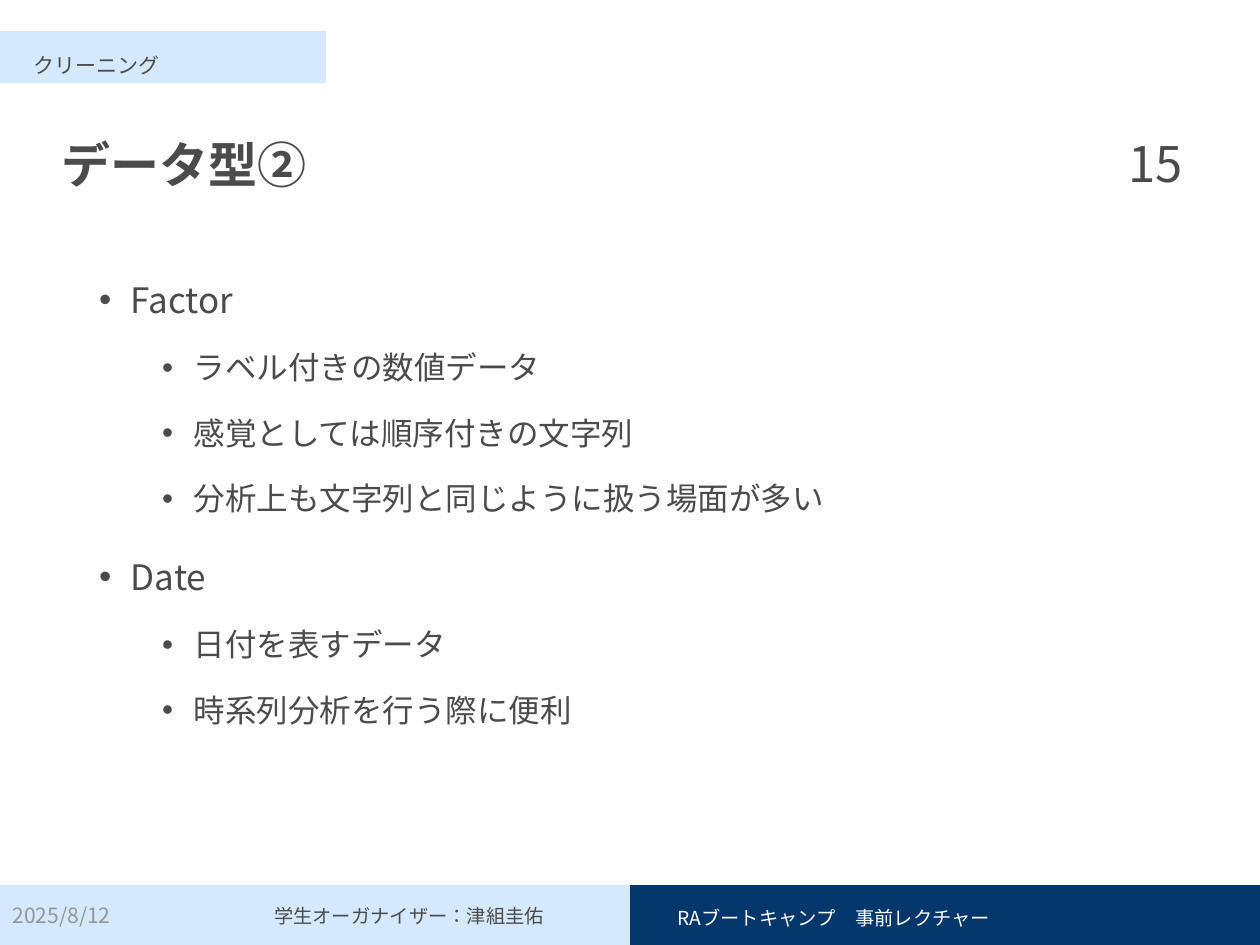
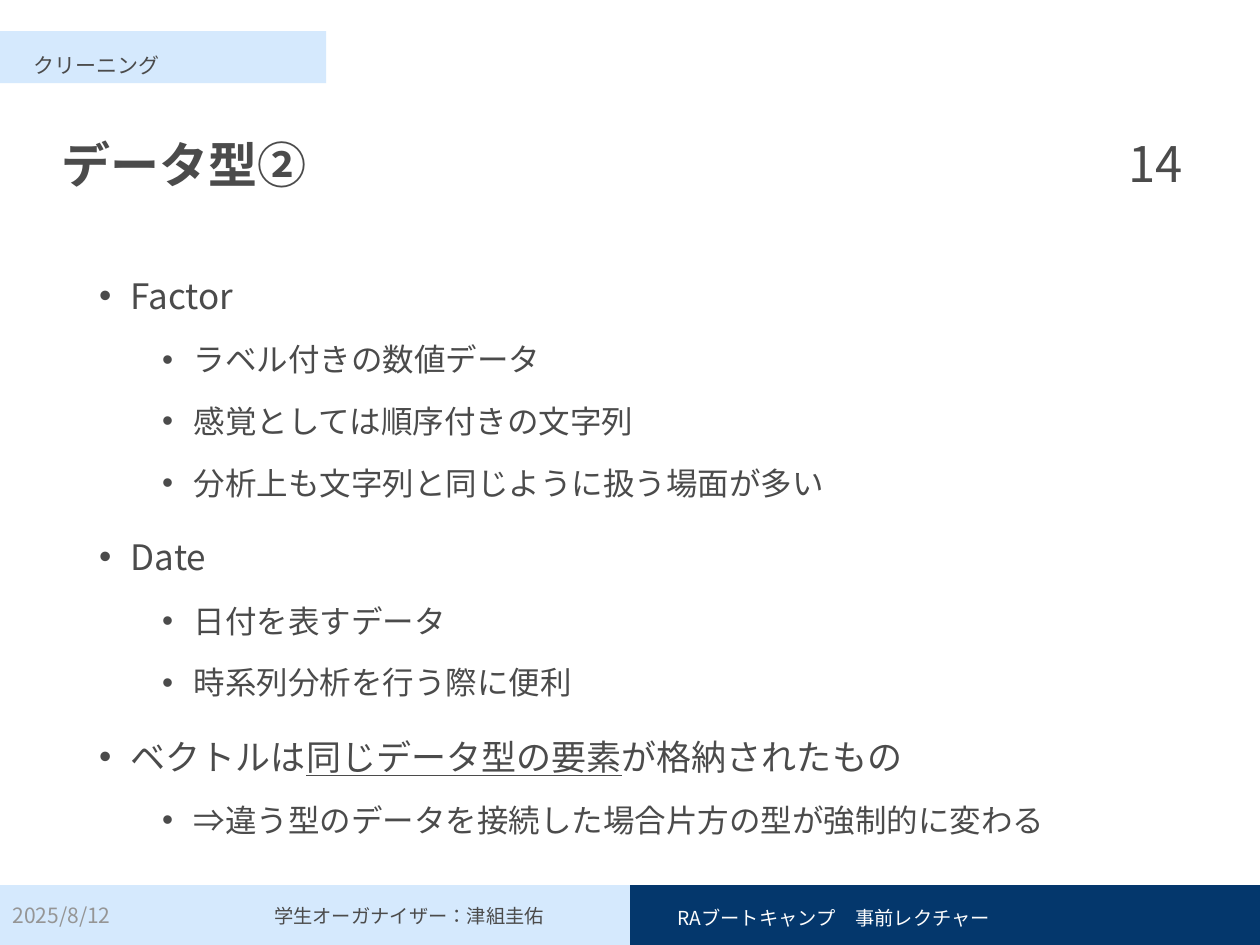
Before and after one commit to Keisuke-Tsugumi/pre-lecture, a slide deck: slide 14 of 事前レクチャー_スライド.pptx (slide 15 before the commit). Drawn at 1260x945 pixels with LibreOffice and Linux fonts; fonts in the diff are those of the drawing. Boxes give left, top, right and bottom in pixels: in the first picture for what was removed or moved away, otherwise in the second. Text is boxed around its words. In the diff, an @@ line names an element or a change of style, - is before the commit and + after.

```diff
--- a/事前レクチャー_スライド.pptx
+++ b/事前レクチャー_スライド.pptx
@@ page number at bbox=[1129, 146, 1183, 182]: text changed @@
-15
+14
@@ text at bbox=[131, 283, 824, 697]: line spacing 1.5 to 1.4 @@
@@ text at bbox=[131, 740, 1044, 835]: paragraphs added @@
+• ベクトルは同じデータ型の要素が格納されたもの
+  • ⇒違う型のデータを接続した場合片方の型が強制的に変わる
```
Also in this commit, not shown: 14 other slides changed, 1 slide removed, 3 other files.
